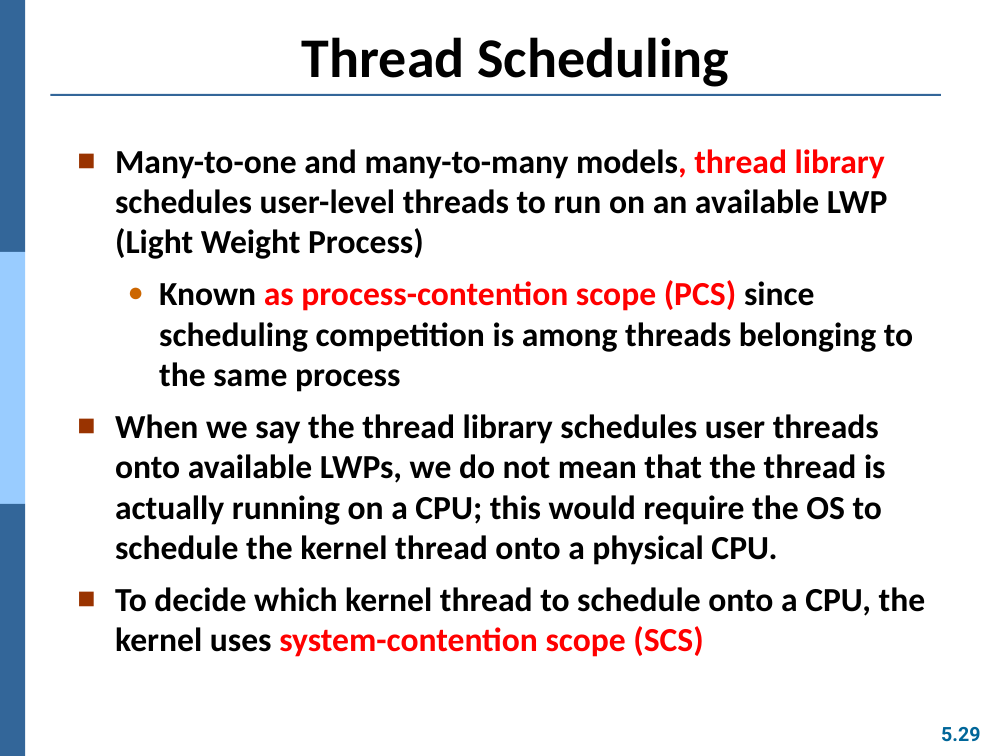
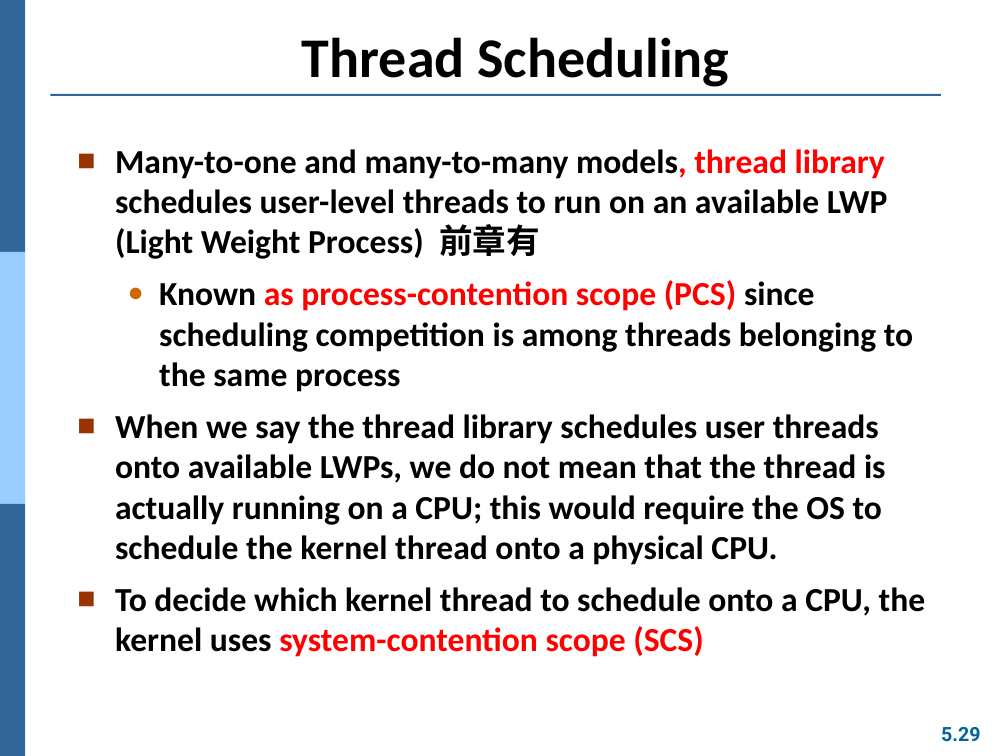
Before and after one commit to Yang09701194/OS_Learning, a slide deck: slide 29 of ch05.pptx. Drawn at 1008x756 pixels with LibreOffice and Linux fonts; fonts in the diff are those of the drawing. Boxes give left, top, right and bottom in pixels: in the first picture for what was removed or moved away, otherwise in the second. Text is boxed around its words. In the diff, an @@ line names an element or a change of style, - is before the commit and + after.

```diff
--- a/ch05.pptx
+++ b/ch05.pptx
@@ text at bbox=[115, 149, 888, 259]: text changed @@
-■ Many-to-one and many-to-many models, thread library schedules user-level threads to run on an available LWP (Light Weight Process)
+■ Many-to-one and many-to-many models, thread library schedules user-level threads to run on an available LWP (Light Weight Process) 前章有
```
Also in this commit, not shown: 18 other slides changed, 1 slide added.
